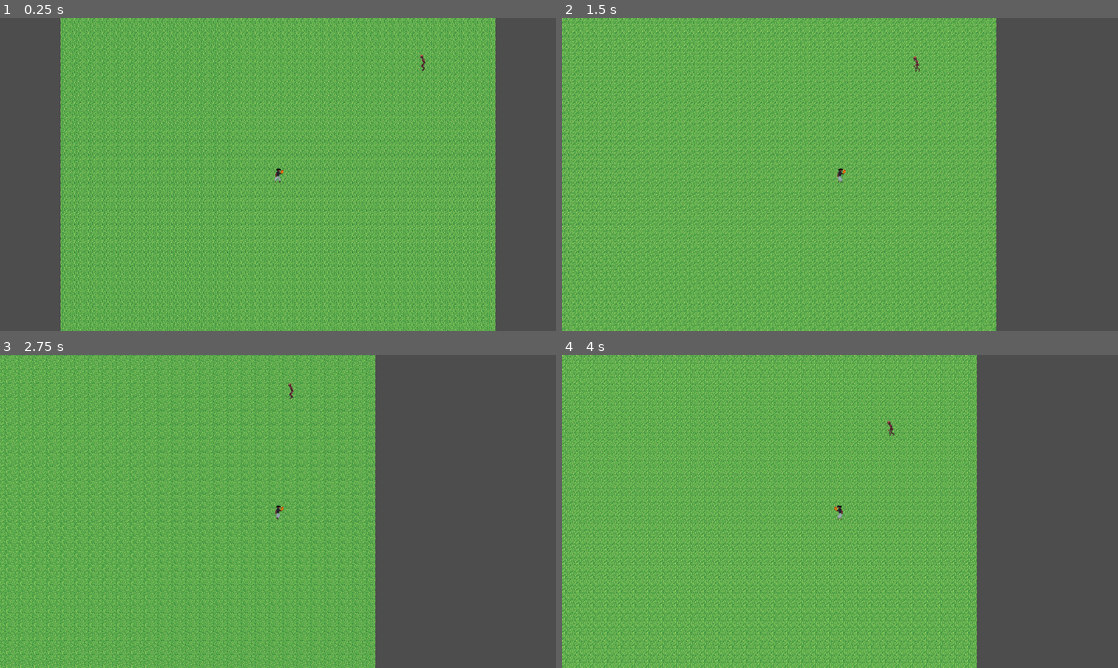
Above: before the commit, frames 1-4 (two rows, left to right).
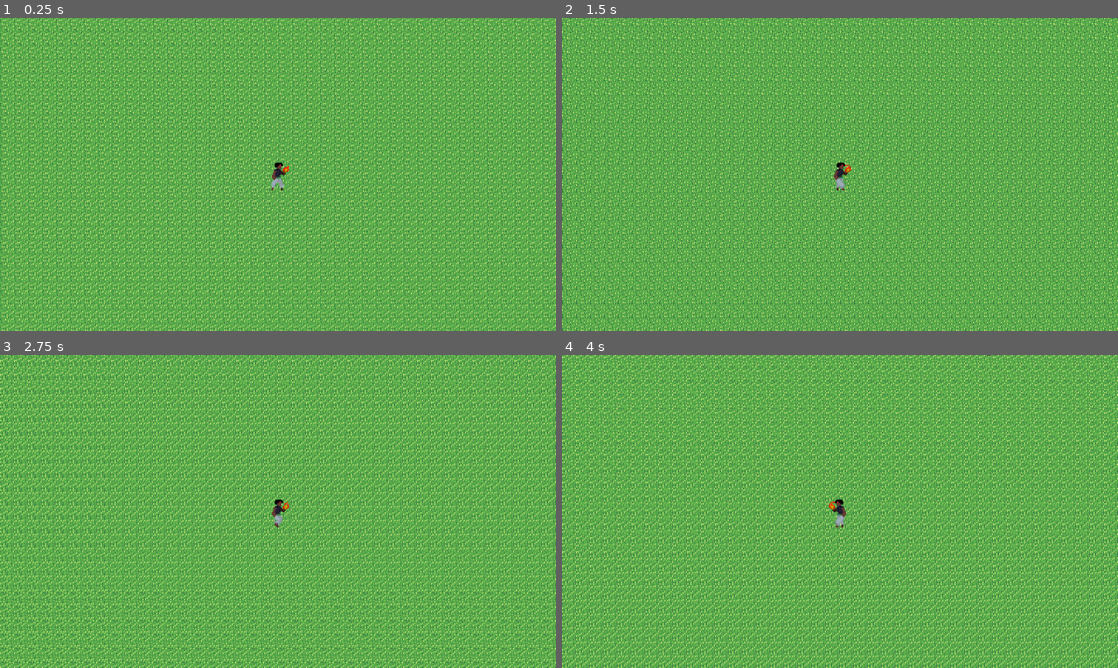
Above: after the commit, the same moments.

Repository: allanrrick/projeto-rogue
Game: Godot game, scene res://Scenes/scene.tscn
Same seed, same stepped clock (60 frames per second), same inputs: the game is played once before the commit and once after it.
Inputs:
- Up to frame 1 (0.25 s): no input
- Up to frame 2 (1.5 s): hold D (right) 0.53-1.28 s; tap Shift (dash) at 0.6, 1.35 s; hold S (down) from 1.28 s (still down)
- Up to frame 3 (2.75 s): release S (down) at 2.03 s; hold D (right) from 2.03 s (still down); tap Shift (dash) at 2.1 s
- Up to frame 4 (4 s): release D (right) at 2.78 s; hold W (up) 2.78-3.53 s; tap Shift (dash) at 2.85, 3.6 s; hold A (left) from 3.53 s (still down)

The runs differ from the first frame. In frame 1, 57% of the frame differs, in the area x 0-100%, y 0-100%; in frame 2, 58%; in frame 3, 63%; in frame 4, 61%.

Commit message:
balance: Diminui alcance do dash e aumenta zoom da camera

Diff:
--- a/Scenes/player.tscn
+++ b/Scenes/player.tscn
@@ -49,17 +49,16 @@
 texture_filter = 1
 sprite_frames = SubResource("SpriteFrames_bhunq")
 animation = &"walk"
-frame_progress = 0.92310923
+frame_progress = 0.34542254
 
 [node name="DashTimer" type="Timer" parent="." unique_id=132837414]
-wait_time = 0.5
+wait_time = 0.2
 one_shot = true
 
 [node name="DashCooldown" type="Timer" parent="." unique_id=1312902815]
 one_shot = true
 
 [node name="Camera2D" type="Camera2D" parent="." unique_id=493147447]
-zoom = Vector2(0.5, 0.5)
 
 [node name="CollisionShape2D" type="CollisionShape2D" parent="." unique_id=1408280592]
 position = Vector2(0, 3)
